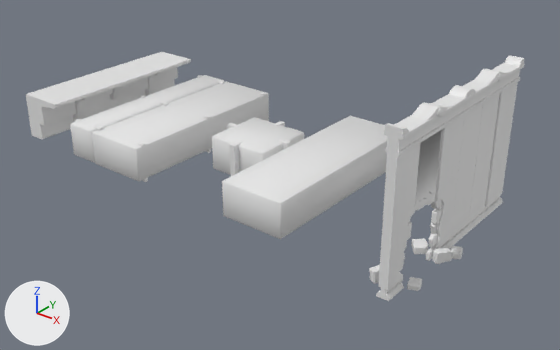
The FBX model ProjetFirstPerson/Assets/Art/3D/Fbx/Architecture/Clean/Export_Groupe_/Export_Groupe_08.fbx as it was, and as the next commit left it.
Rendered twice from a camera (50 mm lens) standing at (7.11, -32.28, 10.07) and looking at (-5.61, -16.38, 0.2). Every picture has the same lights, and +X, +Y and +Z are marked at lower left. Where no turn or scale is listed for an object, it has been applied to the vertices. Vertices at the same position are counted once.

Script lines for the objects in view, before the commit:
```python
me_cube_409 = bpy.data.meshes.new('Cube.409')
me_cube_409.from_pydata(...)  # 72 vertices, 62 faces; spans x -0.53..0.53, y -3.0..3.0, z -0.11..1.1
me_cube_409.materials.append(mat_material)  # white #e7e7e7
me_cube_411 = bpy.data.meshes.new('Cube.411')
me_cube_411.from_pydata(...)  # 24 vertices, 26 faces; spans x -1.0..1.0, y -3.0..3.0, z 0.0..1.07
me_cube_411.materials.append(mat_material)  # white #e7e7e7
me_cube_500 = bpy.data.meshes.new('Cube.500')
me_cube_500.from_pydata(...)  # 223 vertices, 190 faces; spans x 0.0..1.53, y -3.0..3.0, z -0.07..1.44
me_cube_500.materials.append(mat_material)  # white #e7e7e7
me_plane_033 = bpy.data.meshes.new('Plane.033')
me_plane_033.from_pydata(...)  # 1048 vertices, 994 faces; spans x -0.26..0.26, y -1.5..1.5, z 0.0..4.18
me_plane_033.materials.append(mat_material)  # white #e7e7e7
me_plane_067 = bpy.data.meshes.new('Plane.067')
me_plane_067.from_pydata(...)  # 1996 vertices, 1978 faces; spans x -0.71..0.61, y -1.5..1.5, z -0.02..4.18
me_plane_067.materials.append(mat_material)  # white #e7e7e7
ob_sm_hole_wallpillar_02_low = bpy.data.objects.new('SM_Hole_WallPillar_02_low', me_plane_067)
ob_sm_hole_wallpillar_02_low.location = (-0.15, -18.04, -0.03)
ob_sm_s_frontroof_6m_03 = bpy.data.objects.new('SM_S_FrontRoof_6m_03', me_cube_500)
ob_sm_s_frontroof_6m_03.location = (-14.09, -15.91, 0.05)
ob_sm_slab_2x6_low = bpy.data.objects.new('SM_Slab_2x6_low', me_cube_411)
ob_sm_slab_2x6_low.location = (-4.49, -16.0, 0.0)
ob_sm_slab_roof_1x6_low = bpy.data.objects.new('SM_Slab_Roof_1x6_low', me_cube_409)
ob_sm_slab_roof_1x6_low.location = (-11.3, -16.0, 0.02)
ob_sm_wallpillar_01_low = bpy.data.objects.new('SM_WallPillar_01_low', me_plane_033)
ob_sm_wallpillar_01_low.location = (-0.15, -15.04, -0.03)
# also in view: 'SM_Slab_Roof_2x6_low' at (-9.77, -16.0, 0.51); 'SM_Slab_Roof_2x2_low' at (-6.74, -16.0, 0.52)
```
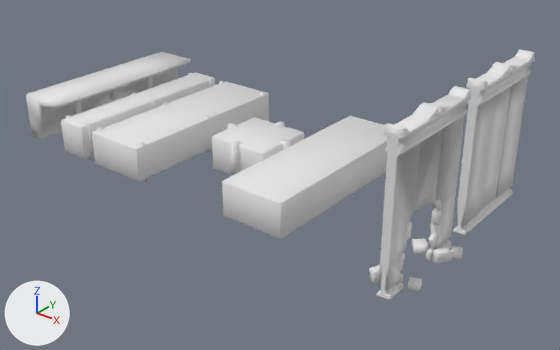
Boxes [x1, y1, x2, y2] around the edits, measured in the pictures (560 x 350 px):
```json
{"object": "SM_WallPillar_01_low", "change": "moved", "before": [448, 55, 525, 246], "after": [452, 49, 535, 236]}
{"object": "SM_S_FrontRoof_6m_03", "change": "shading changed", "before": [26, 52, 191, 139], "after": [26, 52, 191, 139]}
{"object": "SM_Slab_Roof_1x6_low", "change": "moved", "before": [70, 75, 224, 162], "after": [61, 72, 215, 160]}
{"part": 2, "of": "me_plane_067", "change": "shading changed", "before": [370, 86, 471, 301], "after": [370, 86, 471, 301]}
```

Edits to the scene script, one JSON object a line:
```json
{"block": "me_cube_500", "where": "me_cube_500.from_pydata(...)  # 223 vertices, 190 faces; spans x 0.0..1.53, y -3.0..3.0, z -0.07..1.44"}
{"block": "me_cube_500", "where": "# used by ob_sm_s_frontroof_6m_03; location = (-14.09, -15.91, 0.05)"}
{"block": "me_cube_500", "change": "me_cube_500 part 3: its shading normals changed"}
{"block": "me_plane_067", "where": "me_plane_067.from_pydata(...)  # 1996 vertices, 1978 faces; spans x -0.71..0.61, y -1.5..1.5, z -0.02..4.18"}
{"block": "me_plane_067", "where": "# used by ob_sm_hole_wallpillar_02_low; location = (-0.15, -18.04, -0.03)"}
{"block": "me_plane_067", "change": "me_plane_067 part 2: edges marked sharp go from 2080 to 0"}
{"block": "me_plane_033", "where": "me_plane_033.from_pydata(...)  # 1048 vertices, 994 faces; spans x -0.26..0.26, y -1.5..1.5, z 0.0..4.18"}
{"block": "me_plane_033", "where": "# used by ob_sm_wallpillar_01_low; location = (-0.15, -15.04, -0.03)"}
{"block": "me_plane_033", "change": "me_plane_033 part 1: edges marked sharp go from 690 to 0"}
{"op": "set", "path": "ob_sm_slab_roof_1x6_low.location", "old": "(-11.3, -16.0, 0.02)", "new": "(-11.75, -16.0, 0.02)"}
{"op": "set", "path": "ob_sm_wallpillar_01_low.location", "old": "(-0.15, -15.04, -0.03)", "new": "(-0.15, -14.37, -0.03)"}
```
